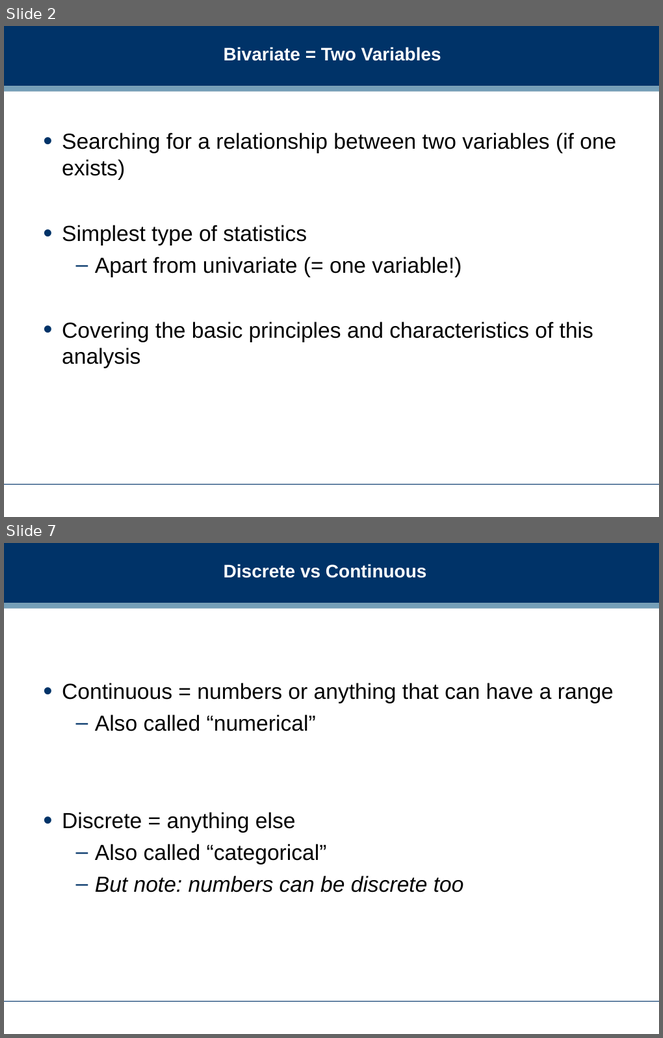
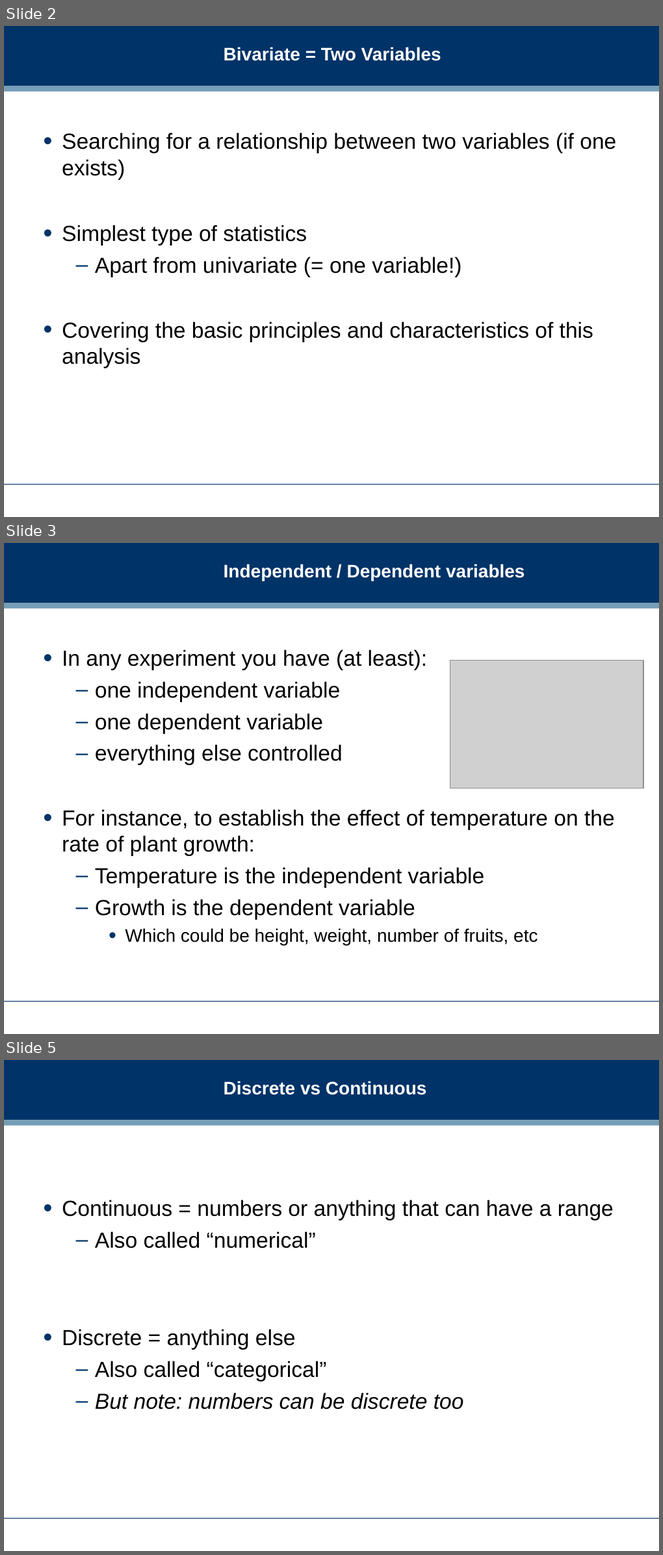
Before and after one commit to dreamind/ix, a slide deck: lectures/making-sense-data/bivariate-analysis.ppt. Shown one above the other, each under a label of ours: slides 2 and 7 before the commit, slides 2, 3 and 5 after it; the slides between them are not shown. The pictures are 663x1038 and 663x1555 pixels, drawn with LibreOffice and Linux fonts; fonts in the diff are those of the drawing; grey boxes stand for pictures; background and template pictures are left out. Boxes give left, top, right and bottom in pixels: in the first picture for what was removed or moved away, otherwise in the second. Text is boxed around its words. In the diff, an @@ line names an element or a change of style, - is before the commit and + after.

```diff
--- a/lectures/making-sense-data/bivariate-analysis.ppt
+++ b/lectures/making-sense-data/bivariate-analysis.ppt
@@ slide 3 added at (4, 543, 659, 1034), background #FFFFFF; not listed: 3 template elements that a slide beside it also shows @@
@@ title added at (224, 564, 525, 581), 20 pt, text #FFFFFF, bold @@
+Independent / Dependent variables
@@ text added at (62, 650, 615, 946), 24 pt, text #000000 @@
+• In any experiment you have (at least):
+  – one independent variable
+  – one dependent variable
+  – everything else controlled
+• For instance, to establish the effect of temperature on the rate of plant growth:
+  – Temperature is the independent variable
+  – Growth is the dependent variable
+    • Which could be height, weight, number of fruits, etc
@@ picture added at (450, 660, 644, 789) @@
@@ what was slide 7 is now slide 5 @@
```
Also in this commit, not shown: 8 slides changed, 2 other slides added, 4 slides removed, 8 other files.
